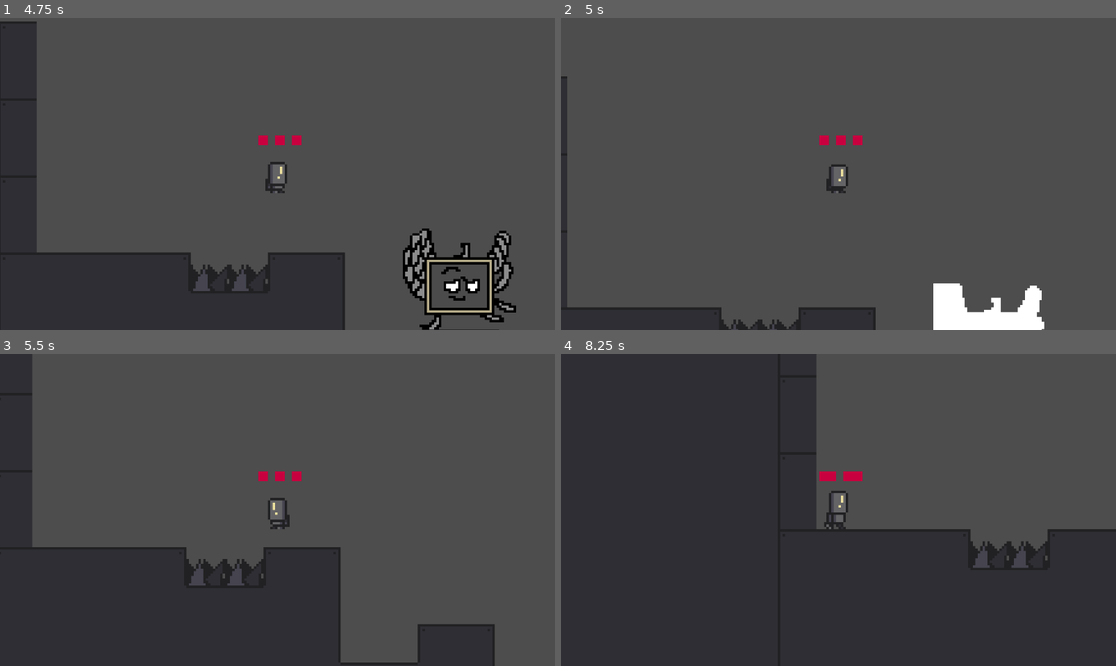
Above: before the commit, frames 1-4 (two rows, left to right).
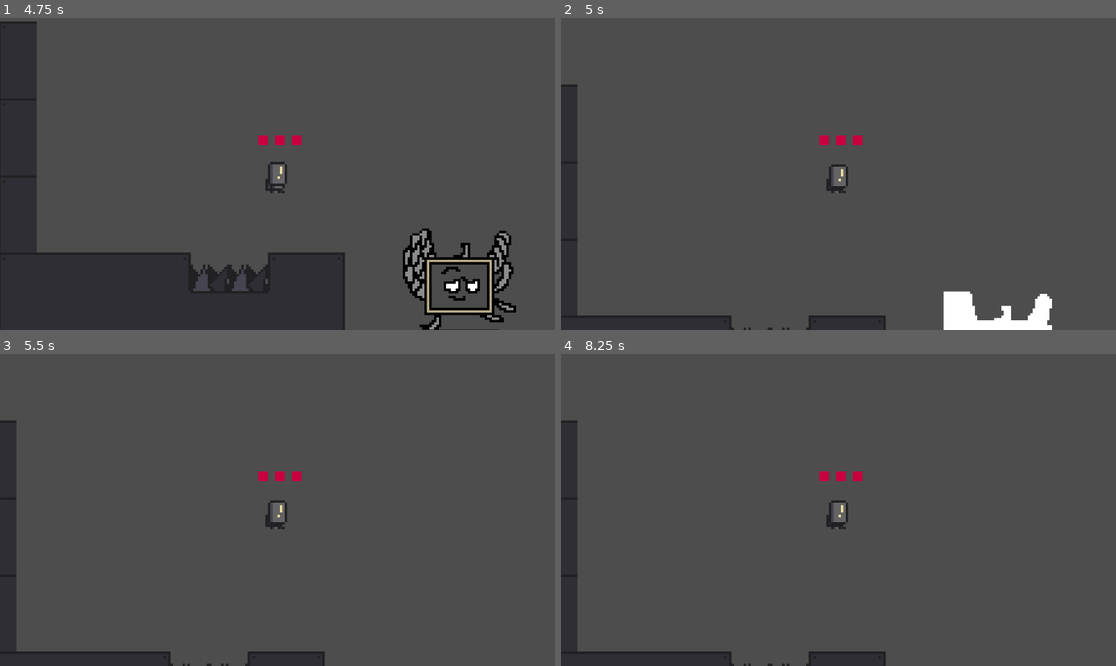
Above: after the commit, the same moments.

Repository: Dev-Karol1111/GMTK-2025
Game: Godot game, scene res://ui/menu/main_menu.tscn
The game is run twice, just before and just after one commit, with the same random seed, the same clock (stepped at 60 frames per second) and the same inputs.
Inputs (mouse positions are in pixels of both pictures, inside the frame that each line leads up to):
- Up to frame 1 (4.75 s): click "Play" at 0.5 s; tap Enter at 1.25 s; move the mouse to (399, 158) at 1.27 s; hold D (move_right) 1.28-2.78 s; tap Shift (dash) at 1.35, 2.3, 2.85, 3.6 s; tap W (jump) at 1.52, 1.55, 1.82, 2.1, 2.27, 2.57, 3.05, 3.77, 4.07, 4.35, 4.52 s; move the mouse to (166, 189) at 2.02 s; move the mouse to (333, 105) at 2.77 s; hold A (move_left) 2.78-3.53 s; move the mouse to (249, 236) at 3.52 s; hold D (move_right) from 3.53 s (still down); move the mouse to (444, 220) at 4.27 s
- Up to frame 2 (5 s): keep holding D (move_right); tap W (jump) at 4.82 s; tap Escape (pause menu) at 4.9 s
- Up to frame 3 (5.5 s): move the mouse to (111, 463) at 5.02 s; release D (move_right) at 5.03 s; hold A (move_left) from 5.03 s (still down); tap Shift (dash) at 5.1 s; tap W (jump) at 5.27 s
- Up to frame 4 (8.25 s): tap W (jump) at 5.57, 6.05, 6.6, 6.77, 7.07, 7.52, 7.55, 7.82 s; move the mouse to (866, 510) at 5.77 s; release A (move_left) at 5.78 s; hold D (move_right) 5.78-6.53 s; tap Shift (dash) at 5.85, 6.8, 7.35, 8.1 s; move the mouse to (755, 432) at 6.52 s; hold A (move_left) 6.53-8.03 s; move the mouse to (960, 494) at 7.27 s; move the mouse to (727, 525) at 8.02 s; hold D (move_right) from 8.03 s (still down)

Frame 1 is identical in both runs. In frame 2, 4.0% of the frame differs, in the area x 0-89%, y 18-100%; in frame 3, 24%; in frame 4, 65%, in the area x 0-100%, y 0-100%.

Commit message:
added level manager, improved GameStateManager script to interact more with modular player. minor bug fixes with lazer.

Diff:
--- /dev/null
+++ b/Scenes/Components/animation_component.tscn
@@ -0,0 +1,6 @@
+[gd_scene load_steps=2 format=3 uid="uid://bhlt6syno6tsc"]
+
+[ext_resource type="Script" uid="uid://bu2s1hqtwiofl" path="res://Scripts/Mechanics/animation_component.gd" id="1_anykh"]
+
+[node name="AnimationComponent" type="Node"]
+script = ExtResource("1_anykh")
--- a/Scenes/Entities/Characters/modular_player.tscn
+++ b/Scenes/Entities/Characters/modular_player.tscn
@@ -8,6 +8,7 @@
 [ext_resource type="PackedScene" uid="uid://d322q8a7ysijw" path="res://Scenes/Components/dash_component.tscn" id="7_jore7"]
 [ext_resource type="PackedScene" uid="uid://b0wnb03ylf8b4" path="res://Scenes/Components/rigidbody_component.tscn" id="8_34l16"]
 [ext_resource type="PackedScene" uid="uid://bn4i636inu13d" path="res://Scenes/Components/HealthComponent.tscn" id="9_db018"]
+[ext_resource type="PackedScene" uid="uid://bhlt6syno6tsc" path="res://Scenes/Components/animation_component.tscn" id="10_btw0w"]
 [ext_resource type="PackedScene" uid="uid://bl1faxrpgk3n0" path="res://Scenes/Components/manipulate_component.tscn" id="10_db018"]
 [ext_resource type="Texture2D" uid="uid://cw1mbu2oh2o3l" path="res://Assets/Robot.png" id="11_fo4vm"]
 [ext_resource type="Script" uid="uid://pi1011ph7atk" path="res://Scripts/Entities/Player/modular_health.gd" id="11_u2hr2"]
@@ -107,7 +108,7 @@
 "speed": 5.0
 }]
 
-[node name="ModularPlayer" type="CharacterBody2D" node_paths=PackedStringArray("jump_component", "dash_component", "manipulate_component", "gravity_component", "input_component", "movement_component", "rigidbody_component", "health_component")]
+[node name="ModularPlayer" type="CharacterBody2D" node_paths=PackedStringArray("jump_component", "dash_component", "manipulate_component", "gravity_component", "input_component", "movement_component", "rigidbody_component", "health_component", "animation_component") groups=["Player"]]
 script = ExtResource("1_pasck")
 jump_component = NodePath("AdvancedJumpComponent")
 dash_component = NodePath("DashComponent")
@@ -117,6 +118,7 @@
 movement_component = NodePath("MovementComponent")
 rigidbody_component = NodePath("RigidbodyComponent")
 health_component = NodePath("HealthComponent")
+animation_component = NodePath("AnimationComponent")
 
 [node name="CollisionShape2D" type="CollisionShape2D" parent="."]
 position = Vector2(1, 0)
@@ -140,10 +142,13 @@
 
 [node name="InputComponent" parent="." instance=ExtResource("4_004tn")]
 
-[node name="MovementComponent" parent="." instance=ExtResource("5_tnlsu")]
+[node name="MovementComponent" parent="." node_paths=PackedStringArray("animator") instance=ExtResource("5_tnlsu")]
 speed = 50.0
 ground_accel_speed = 10.0
 ground_decel_speed = 5.0
+air_accel_speed = null
+air_decel_speed = null
+animator = NodePath("../AnimationComponent")
 
 [node name="AdvancedJumpComponent" parent="." instance=ExtResource("6_tnlsu")]
 jump_velocity = -250.0
@@ -158,6 +163,9 @@
 limit = Vector2(0, 3)
 
 [node name="ManipulateComponent" parent="." instance=ExtResource("10_db018")]
+
+[node name="AnimationComponent" parent="." node_paths=PackedStringArray("sprite") instance=ExtResource("10_btw0w")]
+sprite = NodePath("../AnimatedSprite2D")
 
 [node name="HBoxContainer" type="HBoxContainer" parent="." node_paths=PackedStringArray("h1", "h2", "h3")]
 anchors_preset = 7
@@ -195,7 +203,7 @@
 
 [node name="AnimatedSprite2D" type="AnimatedSprite2D" parent="."]
 sprite_frames = SubResource("SpriteFrames_btw0w")
-animation = &"idle"
+animation = &"walk"
 autoplay = "idle"
 
 [connection signal="body_entered" from="DashArea2D" to="DashComponent" method="_on_area_entered"]
--- a/Scenes/laser.tscn
+++ b/Scenes/laser.tscn
@@ -1,7 +1,8 @@
-[gd_scene load_steps=7 format=3 uid="uid://cw760515kuynd"]
+[gd_scene load_steps=8 format=3 uid="uid://cw760515kuynd"]
 
 [ext_resource type="Script" uid="uid://d2cip71suq4m0" path="res://Scripts/laser.gd" id="1_mou6w"]
 [ext_resource type="Texture2D" uid="uid://di37l3ybe2boj" path="res://Assets/laser.png" id="1_r1bh0"]
+[ext_resource type="PackedScene" uid="uid://bhlt6syno6tsc" path="res://Scenes/Components/animation_component.tscn" id="3_3pc01"]
 
 [sub_resource type="AtlasTexture" id="AtlasTexture_mou6w"]
 atlas = ExtResource("1_r1bh0")
@@ -33,8 +34,9 @@
 [sub_resource type="RectangleShape2D" id="RectangleShape2D_krwe7"]
 size = Vector2(9, 50)
 
-[node name="Laser" type="Area2D"]
+[node name="Laser" type="Area2D" node_paths=PackedStringArray("animator")]
 script = ExtResource("1_mou6w")
+animator = NodePath("AnimationComponent")
 
 [node name="AnimatedSprite2D" type="AnimatedSprite2D" parent="."]
 sprite_frames = SubResource("SpriteFrames_c8ure")
@@ -46,4 +48,7 @@
 position = Vector2(0.5, 2)
 shape = SubResource("RectangleShape2D_krwe7")
 
+[node name="AnimationComponent" parent="." node_paths=PackedStringArray("sprite") instance=ExtResource("3_3pc01")]
+sprite = NodePath("../AnimatedSprite2D")
+
 [connection signal="body_entered" from="." to="." method="_on_body_entered"]
--- a/Scripts/Entities/Blocks/manipulatable_block.gd
+++ b/Scripts/Entities/Blocks/manipulatable_block.gd
@@ -27,7 +27,7 @@
 func manipulate():
 	if is_moving:
 		return
-	print(mode, " Manipulate")
+	#print(mode, " Manipulate")
 	is_moving = true
 
 # Called every frame. 'delta' is the elapsed time since the previous frame.
@@ -107,4 +107,4 @@
 				else:
 					curr_ind -= 1
 	t_dist = stop_distances[curr_ind]
-	print(curr_ind," ", mode)
+	#print(curr_ind," ", mode)
--- a/Scripts/Entities/Player/modular_health.gd
+++ b/Scripts/Entities/Player/modular_health.gd
@@ -5,7 +5,7 @@
 @export var h3:ColorRect
 
 func _on_health_updated(prev, curr):
-	print("health gui updated:",curr)
+	#print("health gui updated:",curr)
 	h1.visible = curr/1>0
 	h2.visible = floor(curr/2)>0
 	h3.visible = floor(curr/3)>0
--- a/Scripts/Entities/Player/modular_player.gd
+++ b/Scripts/Entities/Player/modular_player.gd
@@ -1,33 +1,39 @@
 extends CharacterBody2D
+class_name Modular_Player
 
 @export_group("Nodes")
 @export_subgroup("Abilities")
 @export var jump_component: AdvancedJumpComponent
 @export var dash_component: DashComponent
 @export var manipulate_component: ManipulateComponent
-@export_subgroup("player")
+@export_subgroup("Components")
 @export var gravity_component: GravityComponent
 @export var input_component: InputComponent
 @export var movement_component: MovementComponent
 @export var rigidbody_component: RigidbodyComponent
 @export var health_component: HealthComponent
+@export var animation_component:AnimationComponent
 
 @onready var sprite: AnimatedSprite2D = $AnimatedSprite2D
 
-var loop := 1
-
 func _ready() -> void:
-	set_ability()
+	GameStateManager.player=self
+	GameStateManager.level_start()
+	set_ability(GameStateManager.iteration)
 
 # Called every frame. 'delta' is the elapsed time since the previous frame.
 func _physics_process(delta: float)-> void:
+	if input_component.get_pause_input():
+		GameStateManager.level_pause(!GameStateManager.is_paused())
+		animation_component.pause(GameStateManager.is_paused())
+	if GameStateManager.is_paused():
+		return
 	gravity_component.handle_gravity(self, delta)
 	movement_component.handle_horizontal_movement(self, input_component.input_horizontal)
 	jump_component.handle_jump(self, input_component.get_jump_input(), input_component.get_jump_input_released())
 	dash_component.handle_dash(self,sign(velocity.x),input_component.get_dash_input())
 	manipulate_component.manipulate_objects(self, input_component.get_manipulate_input())
 	move_and_slide()
-
 	rigidbody_component.handle_forces(self)
 
 func damage(amt: float):
@@ -40,22 +46,17 @@
 	if amt == 0:
 		get_tree().change_scene_to_file("res://ui/game_over.tscn")
 
-func set_ability():
-	if loop == 1:
-		jump_component.jumps = 2
-		dash_component.enable = false
-		print(dash_component.enable)
-		manipulate_component.enable = false
-	elif loop == 2:
-		jump_component.jumps = 1
-		dash_component.enable = false
-		manipulate_component.enable = true
-	elif loop == 3:
-		jump_component.jumps = 1
-		dash_component.enable = true
-		manipulate_component.enable = false
-	elif loop == 4:
-		get_tree().change_scene_to_file("res://ui/win.tscn")
-
-func player():
-	pass
+func set_ability(iteration: int):
+	match iteration:
+		0:
+			jump_component.jumps = 2
+			dash_component.enable = false
+			manipulate_component.enable = false
+		1:
+			jump_component.jumps = 1
+			dash_component.enable = false
+			manipulate_component.enable = true
+		2:
+			jump_component.jumps = 1
+			dash_component.enable = true
+			manipulate_component.enable = false
--- a/Scripts/Globals/GameStateManager.gd
+++ b/Scripts/Globals/GameStateManager.gd
@@ -1,10 +1,13 @@
 extends Node
 
 @onready var core_timer := Timer.new()
+var iteration = 0
+var player:Modular_Player
+signal paused(val:bool)
 
 # Called when the node enters the scene tree for the first time.
 func _ready():
-	core_timer.wait_time = 3.0
+	core_timer.wait_time = 1.0
 
 func level_start()-> void:
 	add_child(core_timer)
@@ -12,7 +15,19 @@
 
 func level_pause(is_paused)->void:
 	core_timer.paused = is_paused
+	paused.emit(is_paused)
+
+func is_paused() -> bool:
+	return core_timer.paused
 
 func level_stop()->void:
 	core_timer.stop()
 	remove_child(core_timer)
+
+func reload_level()->void:
+	level_stop()
+	iteration += 1
+	if iteration<3:
+		get_tree().reload_current_scene()
+	else:
+		get_tree().change_scene_to_file("res://ui/win.tscn")
--- /dev/null
+++ b/Scripts/Mechanics/animation_component.gd
@@ -0,0 +1,20 @@
+extends Node
+class_name AnimationComponent
+
+@export_category("Nodes")
+@export var sprite:AnimatedSprite2D
+
+func _ready():
+	GameStateManager.paused.connect(pause)
+
+func play(animation:String):
+	sprite.play(animation)
+
+func pause(val:bool):
+	if val:
+		sprite.pause()
+	else:
+		sprite.play()
+
+func flip(val:bool):
+	sprite.flip_h = val
--- a/Scripts/Mechanics/health_component.gd
+++ b/Scripts/Mechanics/health_component.gd
@@ -17,8 +17,8 @@
 	health_updated.emit(prev_health, health)
 
 func dmg(amt:float, direction: float):
-	print("direction: ")
-	print(direction)
+	#print("direction: ")
+	#print(direction)
 	heal(-amt)
 	if health == 0:
 		return
--- a/Scripts/Mechanics/input_component.gd
+++ b/Scripts/Mechanics/input_component.gd
@@ -17,3 +17,6 @@
 
 func get_manipulate_input() -> bool:
 	return Input.is_action_just_pressed("object_manipulation")
+
+func get_pause_input() -> bool:
+	return Input.is_action_just_pressed("pause menu")
--- a/Scripts/Mechanics/movement_component.gd
+++ b/Scripts/Mechanics/movement_component.gd
@@ -1,5 +1,8 @@
 class_name MovementComponent
 extends Node
+
+@export_category("Nodes")
+@export var animator:AnimationComponent
 
 @export_subgroup("Settings")
 @export var speed: float = 300.0
@@ -13,18 +16,18 @@
 
 	if direction:
 		if body.is_on_floor():
-			body.sprite.play("walk")
+			animator.play("walk")
 		else:
-			body.sprite.play("jump")
+			animator.play("jump")
 		if direction > 0:
-			body.sprite.flip_h = false
+			animator.flip(false)
 		else:
-			body.sprite.flip_h = true
+			animator.flip(true)
 	else:
 		if body.is_on_floor():
-			body.sprite.play("idle")
+			animator.play("idle")
 		else:
-			body.sprite.play("jump")
+			animator.play("jump")
 
 	if body.is_on_floor():
 		velocity_change_speed = ground_accel_speed if direction != 0 else ground_decel_speed
--- a/Scripts/UI/main_menu.gd
+++ b/Scripts/UI/main_menu.gd
@@ -7,19 +7,16 @@
 func _ready() -> void:
 	pass # Replace with function body.
 
-
 # Called every frame. 'delta' is the elapsed time since the previous frame.
 func _process(delta: float) -> void:
 	pass
 
-
 func _on_play_btn_pressed() -> void:
 	get_tree().change_scene_to_packed(level_scene)
-
+	GameStateManager.iteration=0
 
 func _on_settings_btn_pressed() -> void:
 	get_tree().change_scene_to_packed(settings_scene)
 
-
 func _on_exit_btn_pressed() -> void:
 	get_tree().quit()
--- a/Scripts/exit.gd
+++ b/Scripts/exit.gd
@@ -1,9 +1,5 @@
 extends Area2D
 
-
 func _on_body_entered(body: Node2D) -> void:
-	if body.has_method("player"):
-		body.loop += 1
-		body.position.x = 32
-		body.position.y = 3
-		body.set_ability()
+	if body.is_in_group("Player"):
+		GameStateManager.reload_level()
--- a/Scripts/laser.gd
+++ b/Scripts/laser.gd
@@ -1,22 +1,29 @@
 extends Area2D
 
 @onready var collision_shape: CollisionShape2D = $CollisionShape2D
-@onready var sprite: AnimatedSprite2D = $AnimatedSprite2D
+@export var animator: AnimationComponent
+
+var wait_time = 3
+@onready var is_on = true
 
 func _ready() -> void:
+	animator.play("on")
 	collision_shape.disabled = false
-	loop()
+	GameStateManager.core_timer.timeout.connect(stupid_function)
 
 func _on_body_entered(body: Node2D) -> void:
-	if body.has_method("player"):
+	if body.is_in_group("Player"):
 		body.damage(1)
 
-# Musi być async, bo używasz await
-func loop() -> void:
-	while true:
-		sprite.play("on")
-		collision_shape.disabled = false
-		await get_tree().create_timer(5.0).timeout
-		sprite.play("off")
-		collision_shape.disabled = true
-		await get_tree().create_timer(5.0).timeout
+func stupid_function():
+	if wait_time>0:
+		wait_time -= 1
+	else:
+		wait_time = 3
+		if is_on:
+			animator.play("off")
+			collision_shape.disabled = true
+		else:
+			animator.play("on")
+			collision_shape.disabled = false
+		is_on = !is_on
--- a/Scripts/spike.gd
+++ b/Scripts/spike.gd
@@ -1,7 +1,5 @@
 extends Area2D
 
-
-
 func _on_body_entered(body: CharacterBody2D) -> void:
-	if body.has_method("player"):
+	if body.is_in_group("Player"):
 		body.damage(1)
--- a/monitor.gd
+++ b/monitor.gd
@@ -10,7 +10,8 @@
 	currentState = invisible;
 
 func _process(delta):
-	print(currentState);
+	pass
+	#print(currentState);
 
 func _on_body_entered(body: Node2D) -> void:
 	if currentState == invisible:
--- a/project.godot
+++ b/project.godot
@@ -46,6 +46,7 @@
 Destructible=""
 Killable=""
 Manipulatable=""
+Player=""
 
 [gui]
 
Not shown: 1 places in Scenes/Entities/Characters/modular_player.tscn that only renumber resources
Not shown, added: Scripts/Mechanics/animation_component.gd.uid
